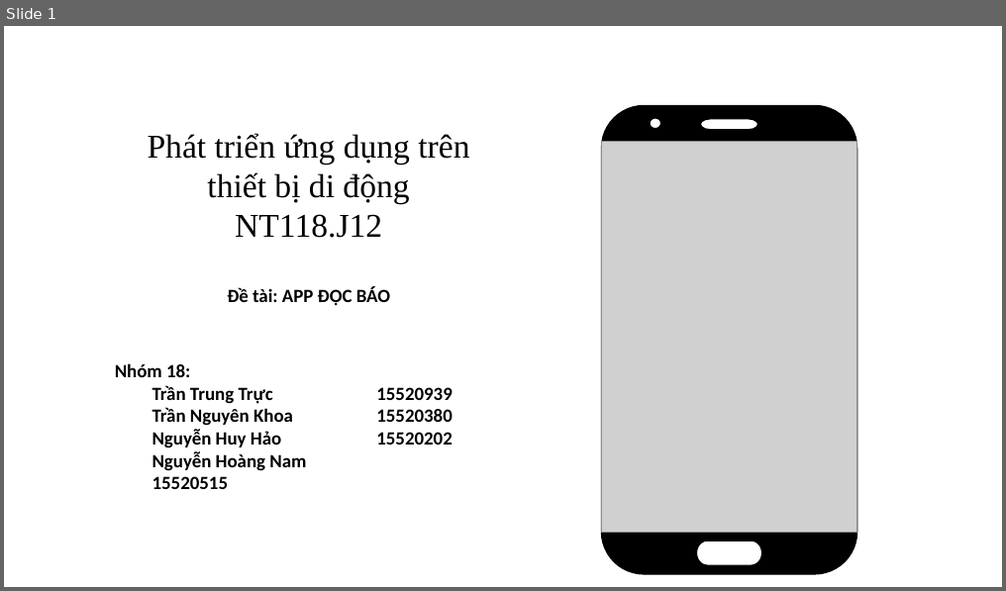
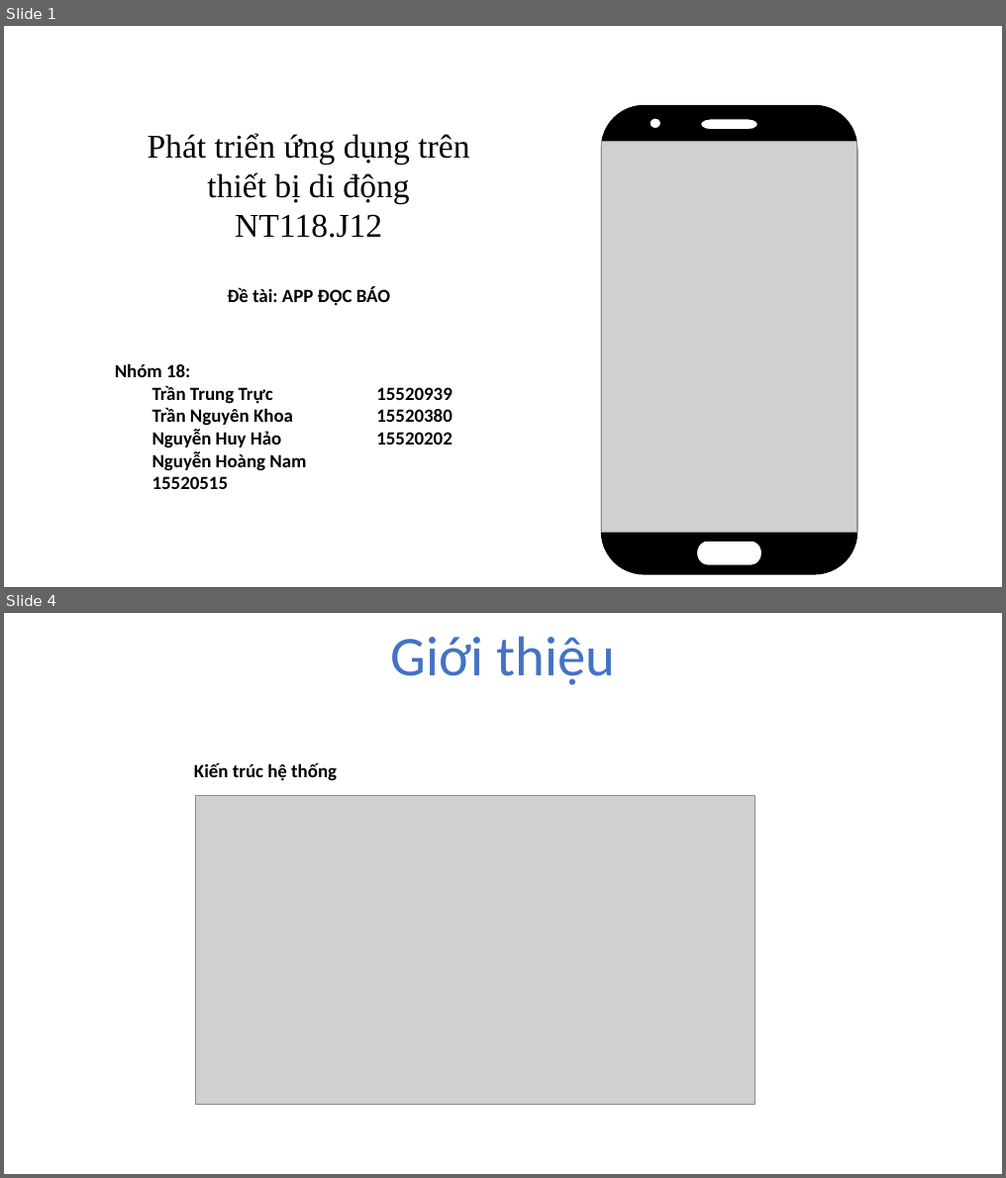
Before and after one commit to hoangnam1997/android, a slide deck: document/file_thuyet_trinh.pptx. Shown one above the other, each under a label of ours: slide 1 before the commit, slides 1 and 4 after it; the slides between them are not shown. The pictures are 1006x591 and 1006x1178 pixels, drawn with LibreOffice and Linux fonts; fonts in the diff are those of the drawing; grey boxes stand for pictures; background and template pictures are left out. Boxes give left, top, right and bottom in pixels: in the first picture for what was removed or moved away, otherwise in the second. Text is boxed around its words. In the diff, an @@ line names an element or a change of style, - is before the commit and + after.

```diff
--- a/document/file_thuyet_trinh.pptx
+++ b/document/file_thuyet_trinh.pptx
@@ slide 4 added at (4, 613, 1002, 1174), background picture (left out) @@
@@ text added at (390, 636, 616, 685), 54 pt, text #4472C4 @@
+Giới thiệu
@@ text added at (194, 762, 337, 781), 18 pt, text #000000, bold @@
+  Kiến trúc hệ thống
@@ picture added at (196, 796, 754, 1106) @@
```
Also in this commit, not shown: 5 slides changed, 8 other slides added, 2 other files.
